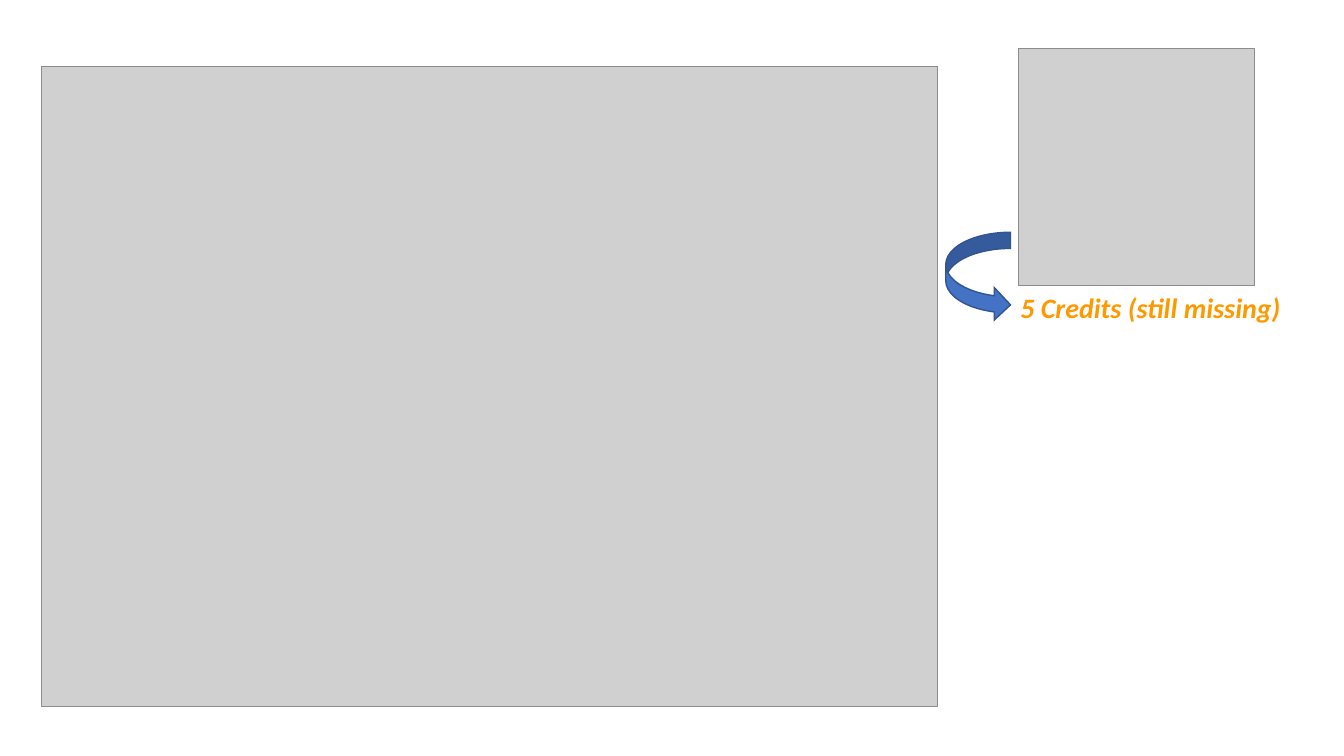
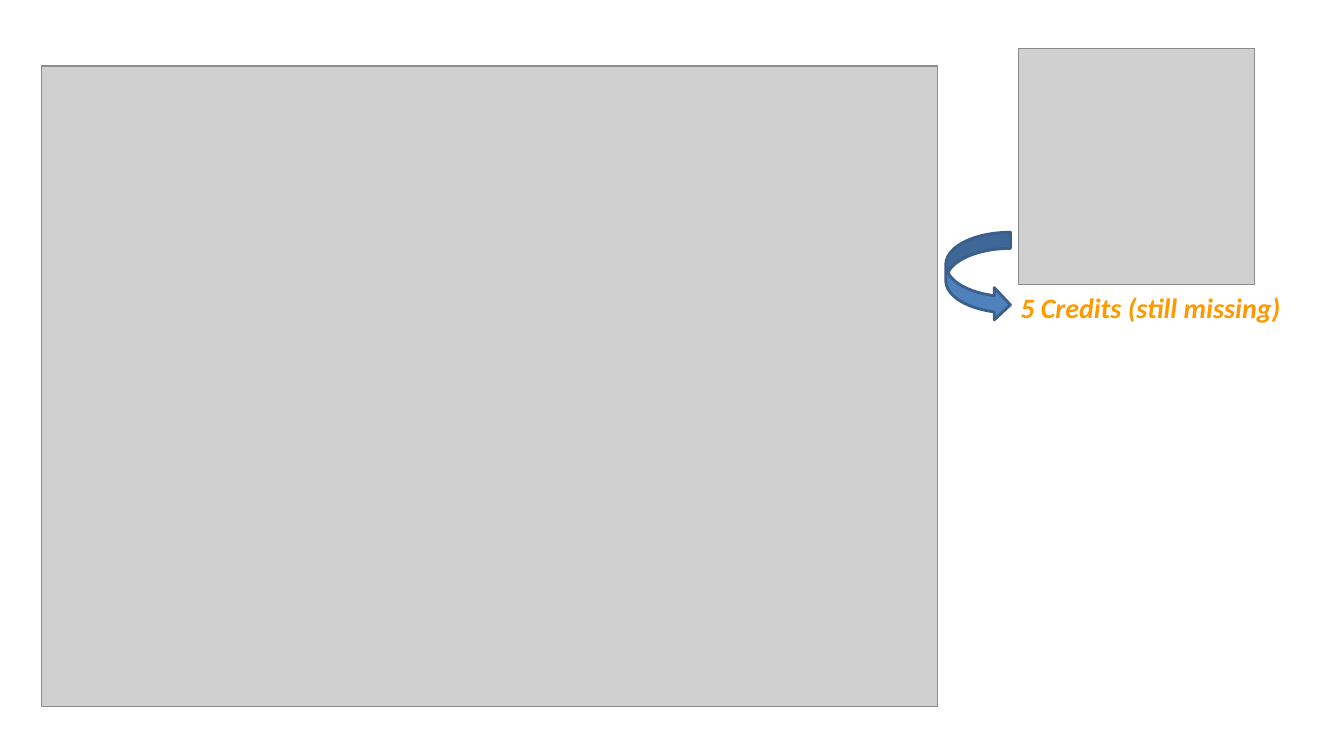
Before and after one commit to bitcoinclubatksu/BitcoinClub, a slide deck: slide 1 of meetup-2_presentation/Bitcoin_Club_Meetup_2_presentation.pptx. Drawn at 1344x756 pixels with LibreOffice and Linux fonts; fonts in the diff are those of the drawing; grey boxes stand for pictures. Boxes give left, top, right and bottom in pixels: in the first picture for what was removed or moved away, otherwise in the second. Text is boxed around its words. In the diff, an @@ line names an element or a change of style, - is before the commit and + after.

```diff
--- a/meetup-2_presentation/Bitcoin_Club_Meetup_2_presentation.pptx
+++ b/meetup-2_presentation/Bitcoin_Club_Meetup_2_presentation.pptx
@@ curved right arrow at box(946, 232, 1010, 321): fill #4472C4 to #4F81BD; outline #325491 1 pt to #3A5F8C 2 pt; proportions changed @@
```
Also in this commit, not shown: 13 other slides changed, 6 other files.
